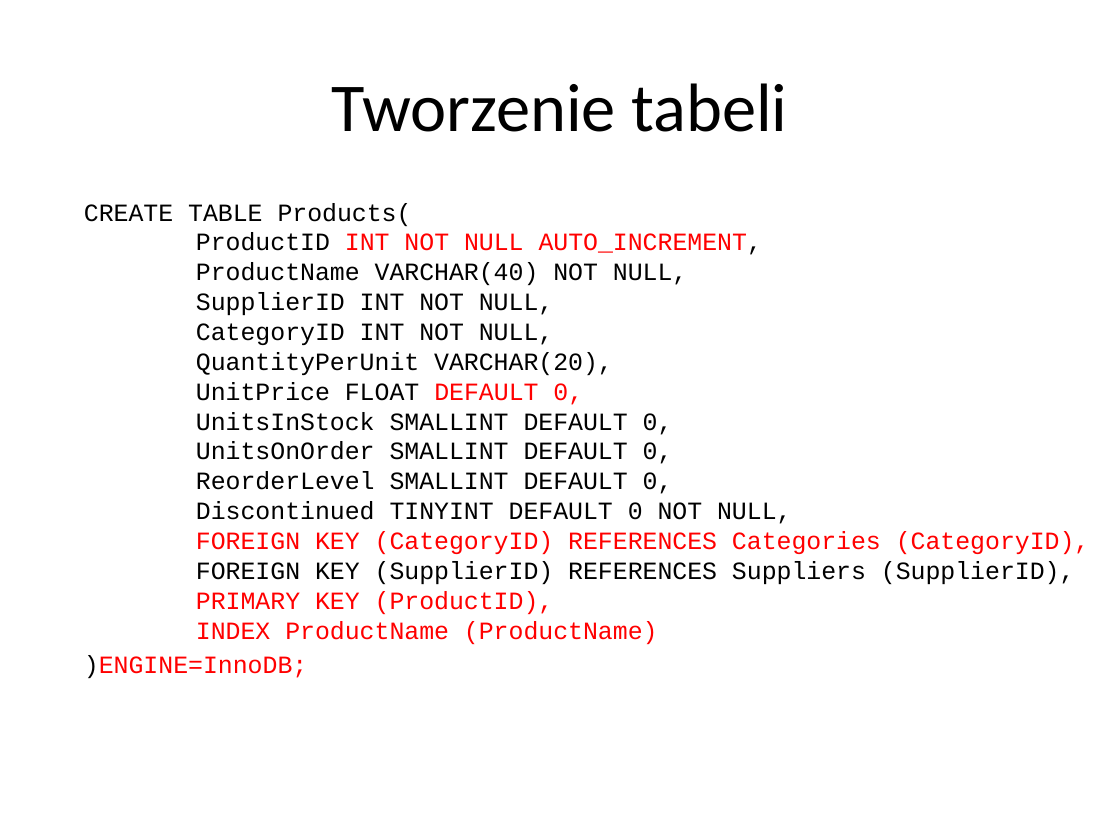
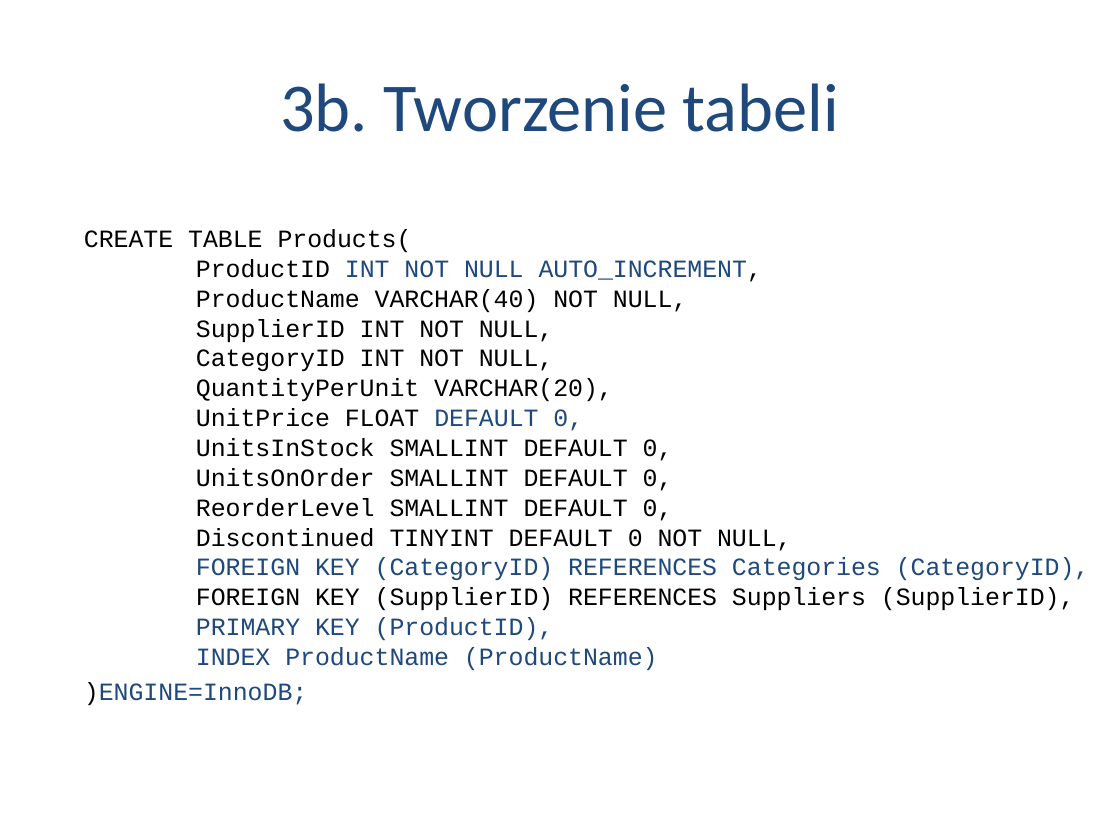
Before and after one commit to alicjasalamon/DB2, a slide deck: slide 14 of MySQL + Hibernate.pptx (slide 13 before the commit). Drawn at 1120x840 pixels with LibreOffice and Linux fonts; fonts in the diff are those of the drawing. Boxes give left, top, right and bottom in pixels: in the first picture for what was removed or moved away, otherwise in the second. Text is boxed around its words. In the diff, an @@ line names an element or a change of style, - is before the commit and + after.

Commit message:
Presentation - new colors + agenda

```diff
--- a/MySQL + Hibernate.pptx
+++ b/MySQL + Hibernate.pptx
@@ title at bbox=[280, 83, 839, 132]: text changed; text colour #000000 to #1F497D @@
-Tworzenie tabeli
+3b. Tworzenie tabeli
@@ text "CREATE TABLE Products( ProductID INT ...": place and size @@
-text "CREATE TABLE Products( ProductID INT ..." at bbox=[84, 203, 1090, 678]
+text "CREATE TABLE Products( ProductID INT ..." at bbox=[84, 229, 1090, 705]
@@ text "CREATE TABLE Products( ProductID INT ..." at bbox=[84, 229, 1090, 705]: text colour #FF0000 to #1F497D in "INT NOT NULL AUTO_INCREMENT, DEFAULT 0, FOREIGN ...", ")ENGINE=InnoDB;" @@
```
Also in this commit, not shown: 24 other slides changed, 2 slides added, 1 slide removed.
